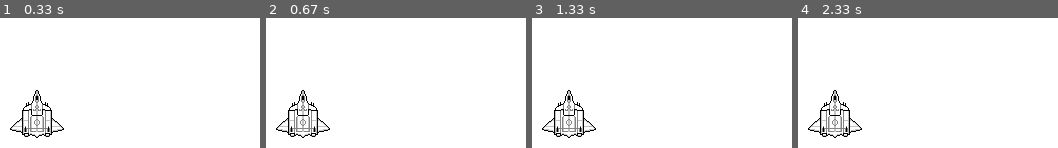
Above: before the commit, frames 1-4 (left to right).
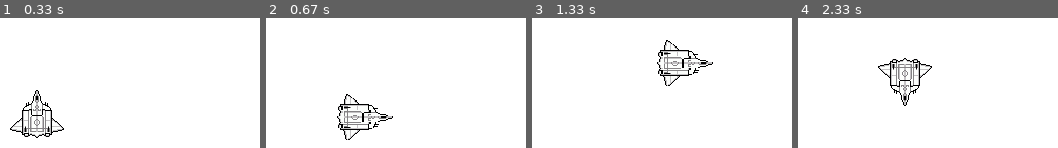
Above: after the commit, the same moments.

Repository: EAcosta2584/Programming-for-Video-Games-Resources
Game: pygame game, started from UsingImages.py
The game is run twice, just before and just after one commit, with the same random seed, the same clock (stepped at 60 frames per second) and the same inputs.
Inputs:
- Up to frame 1 (0.33 s): no input
- Up to frame 2 (0.67 s): hold Right from 0.33 s (still down)
- Up to frame 3 (1.33 s): release Right at 0.8 s; hold Up 0.83-1.13 s; hold Right from 1.17 s (still down)
- Up to frame 4 (2.33 s): release Right at 1.63 s; hold Left 1.67-2.2 s; hold Down from 2.23 s (still down)

Frame 1 is identical in both runs. In frame 2, 3.9% of the frame differs, in the area x 3-49%, y 55-94%; in frame 3, 3.9%; in frame 4, 3.9%, in the area x 3-52%, y 30-93%.

Commit message:
Updated the using images file with comments and functions

Diff:
--- a/UsingImages.py
+++ b/UsingImages.py
@@ -2,7 +2,7 @@
 # File Name: UsingImages.py
 # Creator Name: Mr. Acosta
 # Date Created: 2-3-2020
-# Date Modified: 2-3-2020
+# Date Modified: 2-6-2020
 ################################################
 # This program will demonstrate using images
 # ################################################
@@ -23,7 +23,6 @@
 pygame.display.set_caption('images')
 
 movementSpeed = 3
-projectileSpeed = 12
 
 # Set up movement variables.
 moveLeft = False
@@ -31,6 +30,7 @@
 moveUp = False
 moveDown = False
 grow = False
+shrink = False
 angle = 0
 left = False
 right = False
@@ -44,12 +44,25 @@
 green = (0, 255, 0)
 blue = (0, 0, 255)
 
+
+# Image size
 x = 84
 y = 72
 
+# Create a player the size of the image
 player = pygame.Rect(300 - 42 , 300 - 36, x, y)
+
+# Load in the image we are using.
 playerImage = pygame.image.load('dagger.gif')
 
+# The following image formats can be used with PyGame
+# JPG
+# PNG
+# GIF (non-animated)
+# BMP
+# PCX
+# TGA (uncompressed)
+# TIF
 
 
 while True:
@@ -69,6 +82,8 @@
             moveRight = True
         if event.key == K_SPACE:
             grow = True
+        if event.key == K_z:
+            shrink = True
     if event.type == KEYUP:
         if event.key == K_UP or event.key == K_w:
             moveUp = False
@@ -80,18 +95,95 @@
             moveRight = False
         if event.key == K_SPACE:
             grow = False
+        if event.key == K_z:
+            shrink = False
         if event.key == K_ESCAPE:
             pygame.quit()
             sys.exit()
 
+    # move the player up
+    if moveUp == True:
+        player.top -= movementSpeed
+
+        # Here we check which direction the player is already facing, and rotate, or flip accordingly
+
+        # This checks if our object's state is "left"
+        if left == True:
+            # The transform.rotate() function takes an image object and rotates it in degrees.
+            # Note that positive is counter-clockwise, and negative is clockwise. The rotation is also relative
+            # on its current position, not its original position.
+            # pygame.transform.rotate(surface, degrees)
+            playerImage = pygame.transform.rotate(playerImage, -90)
+            # Here we tell the program we are no longer facing left
+            left = False
+        if right == True:
+            playerImage = pygame.transform.rotate(playerImage, 90)
+            right = False
+        if down == True:
+            # The transform.flip() function flips the image object about its horizontal and/or vertical axis
+            # pygame.transform.flip(surface, xbool, ybool)
+            playerImage = pygame.transform.flip(playerImage, False, True)
+            down = False
+        # Here we set the state to "up"
+        up = True
+
+    if moveDown == True:
+        player.top += movementSpeed
+        if left == True:
+            playerImage = pygame.transform.rotate(playerImage, 90)
+            left = False
+        if right == True:
+            playerImage = pygame.transform.rotate(playerImage, -90)
+            right = False
+        if up == True:
+            playerImage = pygame.transform.flip(playerImage, False, True)
+            up = False
+        down = True
+
+    if moveLeft == True:
+        player.left -= movementSpeed
+        if right == True:
+            playerImage = pygame.transform.rotate(playerImage, 180)
+            right = False
+        if up == True:
+            playerImage = pygame.transform.rotate(playerImage, 90)
+            up = False
+        if down == True:
+            playerImage = pygame.transform.rotate(playerImage, -90)
+            down = False
+        left = True
+
+    if moveRight == True:
+        player.right += movementSpeed
+        if left == True:
+            playerImage = pygame.transform.rotate(playerImage, 180)
+            left = False
+        if up == True:
+            playerImage = pygame.transform.rotate(playerImage, -90)
+            up = False
+        if down == True:
+            playerImage = pygame.transform.rotate(playerImage, 90)
+            down = False
+        right = True
+
+    # increase or decrease the X and Y values to scale the image
+    if grow == True:
+        x += 1
+        y += 1
+
+    if shrink == True:
+        x -= 1
+        y -= 1
 
 
     # Draw the white background onto the surface.
     windowSurface.fill(white)
 
+    # The transform.scale takes an image object and adjusts its width (x in this example), and height (y in this example)
+    # pygame.transform.scale(surface, (width, height))
     playerImageStretch = pygame.transform.scale(playerImage, (x, y))
 
-    # Draw the player onto the surface.
+    # Draw the image onto the player surface.
     windowSurface.blit(playerImageStretch, player)
 
     # Draw the window onto the screen.
